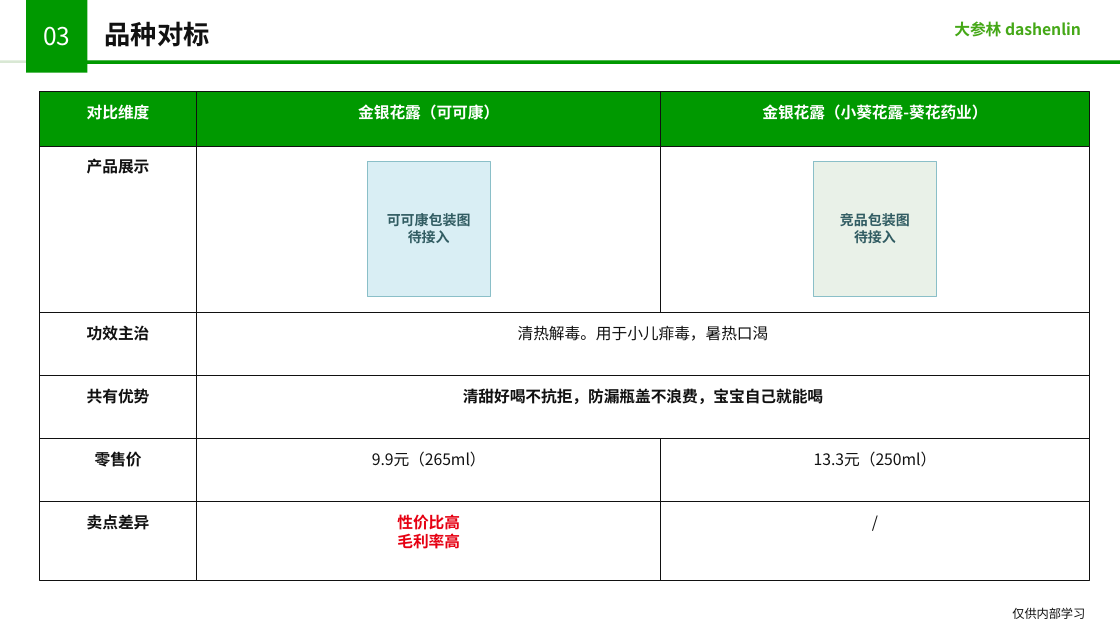
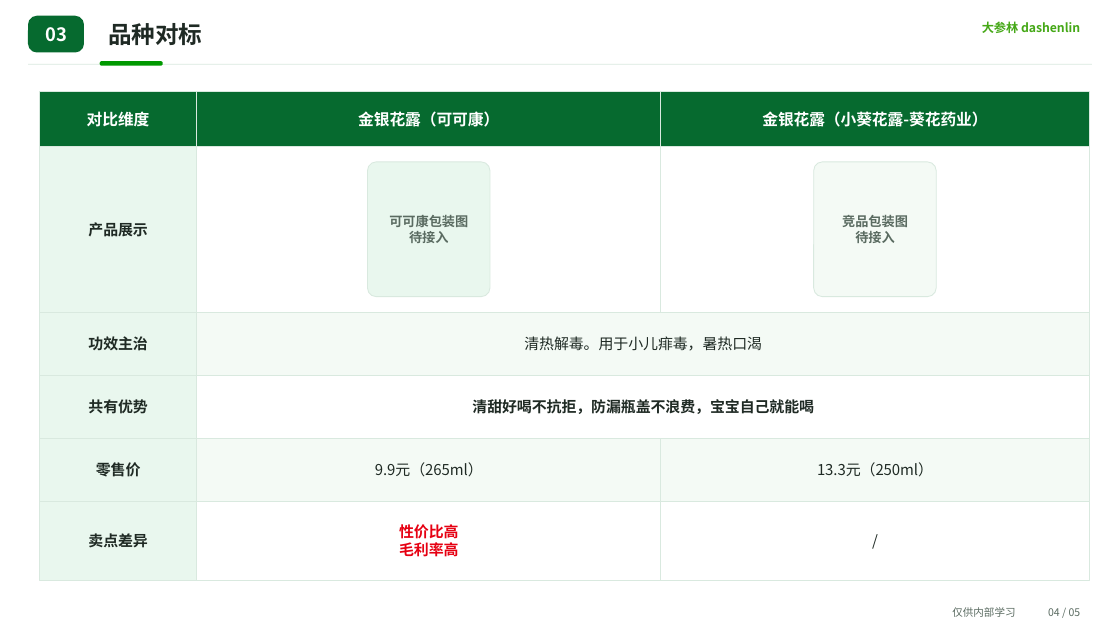
Before and after one commit to lmr1123/chain-pharmacy-content-studio-private, a slide deck: slide 4 of production-library/templates/settled/product-courseware-green-v1/金银花露_商品培训课件_复刻验证.pptx. Drawn at 1120x630 pixels with LibreOffice and Linux fonts; fonts in the diff are those of the drawing. Boxes give left, top, right and bottom in pixels: in the first picture for what was removed or moved away, otherwise in the second. Text is boxed around its words. In the diff, an @@ line names an element or a change of style, - is before the commit and + after.

Commit message:
feat(courseware): visual upgrade v2 for 穿心莲 + 金银花露 gold samples
Align both settled PPT gold samples on the shared design tokens
(GREEN_DEEP/MINT/PALE/INK/MUTED/LINE), rounded chrome, softer tables,
and CJK font injection. Update generators, settled PPTX/previews, and
layout QA snapshots.

```diff
--- a/production-library/templates/settled/product-courseware-green-v1/金银花露_商品培训课件_复刻验证.pptx
+++ b/production-library/templates/settled/product-courseware-green-v1/金银花露_商品培训课件_复刻验证.pptx
@@ rectangle removed at (x1=26, y1=0, x2=87, y2=72) @@
@@ text "03" at (x1=45, y1=27, x2=67, y2=42): size 21 to 15.8 pt, bold on; vertical alignment top to middle @@
@@ rounded rectangle added at (x1=28, y1=16, x2=84, y2=53), fill #066A2F @@
@@ text "品种对标" at (x1=108, y1=23, x2=203, y2=45): size 22.5 to 20.2 pt, text colour #111111 to #1F2A24; vertical alignment top to middle @@
@@ text "大参林 dashenlin" at (x1=982, y1=21, x2=1080, y2=33): size 13.5 to 10.5 pt @@
@@ rectangle resized from (x1=0, y1=60, x2=1120, y2=63) to (x1=28, y1=64, x2=1092, y2=65) @@
@@ rectangle at (x1=28, y1=64, x2=1092, y2=65): fill #D9E8D4 to #D9E9DF @@
@@ rectangle removed at (x1=83, y1=60, x2=1120, y2=64) @@
@@ rounded rectangle added at (x1=100, y1=61, x2=163, y2=66), fill #009900 @@
@@ vertical alignment top to middle in 3 elements at (x1=358, y1=111, x2=499, y2=127), (x1=762, y1=111, x2=987, y2=127), (x1=87, y1=111, x2=150, y2=127) @@
@@ text "对比维度" moved from (x1=87, y1=104, x2=150, y2=120) to (x1=87, y1=111, x2=150, y2=127) @@
@@ text "金银花露（可可康）" moved from (x1=358, y1=104, x2=499, y2=120) to (x1=358, y1=111, x2=499, y2=127) @@
@@ fill #009900 to #066A2F; outline #111111 0.75 pt to #D9E9DF 0.75 pt in 3 elements at (x1=39, y1=92, x2=197, y2=146), (x1=197, y1=92, x2=660, y2=146), (x1=660, y1=92, x2=1089, y2=146) @@
@@ text "金银花露（小葵花露-葵花药业）" moved from (x1=762, y1=104, x2=987, y2=120) to (x1=762, y1=111, x2=987, y2=127) @@
@@ text "产品展示" moved from (x1=87, y1=158, x2=150, y2=174) to (x1=88, y1=222, x2=147, y2=237) @@
@@ rectangle removed at (x1=368, y1=162, x2=491, y2=297) @@
@@ rounded rectangle added at (x1=368, y1=162, x2=491, y2=297), fill #E9F7EE, outline #D9E9DF 0.75 pt @@
@@ rectangle removed at (x1=814, y1=162, x2=937, y2=297) @@
@@ rounded rectangle added at (x1=814, y1=162, x2=937, y2=297), fill #F4FAF5, outline #D9E9DF 0.75 pt @@
@@ text "可可康包装图" at (x1=389, y1=215, x2=468, y2=243): size 12 to 11.2 pt, text colour #315C62 to #5A6B61; vertical alignment top to middle @@
@@ text "竞品包装图" at (x1=842, y1=215, x2=908, y2=243): size 12 to 11.2 pt, text colour #315C62 to #5A6B61; vertical alignment top to middle @@
@@ fill #FFFFFF to #F4FAF5; outline #111111 0.75 pt to #D9E9DF 0.75 pt in 3 elements at (x1=197, y1=313, x2=1089, y2=376), (x1=197, y1=439, x2=660, y2=502), (x1=660, y1=439, x2=1089, y2=502) @@
@@ fill #FFFFFF to #E9F7EE; outline #111111 0.75 pt to #D9E9DF 0.75 pt in 5 elements at (x1=39, y1=146, x2=197, y2=313), (x1=39, y1=313, x2=197, y2=376), (x1=39, y1=376, x2=197, y2=439), (x1=39, y1=439, x2=197, y2=502), (x1=39, y1=502, x2=197, y2=581) @@
@@ text "性价比高" at (x1=399, y1=524, x2=458, y2=557): size 13.5 to 12.8 pt; vertical alignment top to middle @@
@@ outline #111111 0.75 pt to #D9E9DF 0.75 pt in 5 elements at (x1=197, y1=146, x2=660, y2=313), (x1=660, y1=146, x2=1089, y2=313), (x1=197, y1=376, x2=1089, y2=439), (x1=197, y1=502, x2=660, y2=581), (x1=660, y1=502, x2=1089, y2=581) @@
@@ size 13.5 to 12.8 pt, text colour #111111 to #1F2A24; vertical alignment top to middle in 10 elements at (x1=472, y1=399, x2=814, y2=414), (x1=524, y1=336, x2=762, y2=351), (x1=375, y1=462, x2=483, y2=477), (x1=817, y1=462, x2=933, y2=477), (x1=88, y1=222, x2=147, y2=237), (x1=88, y1=533, x2=147, y2=548), (x1=88, y1=399, x2=147, y2=414), (x1=96, y1=462, x2=141, y2=477), (x1=88, y1=336, x2=147, y2=351), (x1=668, y1=502, x2=1083, y2=581) @@
@@ text "仅供内部学习" moved from (x1=1012, y1=607, x2=1085, y2=619) to (x1=952, y1=607, x2=1015, y2=617) @@
@@ text "仅供内部学习" at (x1=952, y1=607, x2=1015, y2=617): size 10.5 to 9 pt, text colour #111111 to #5A6B61 @@
@@ text added at (x1=1048, y1=608, x2=1081, y2=616), 9 pt, text #5A6B61 @@
+04 / 05
```
Also in this commit, not shown: 4 other slides changed, 54 other files.
